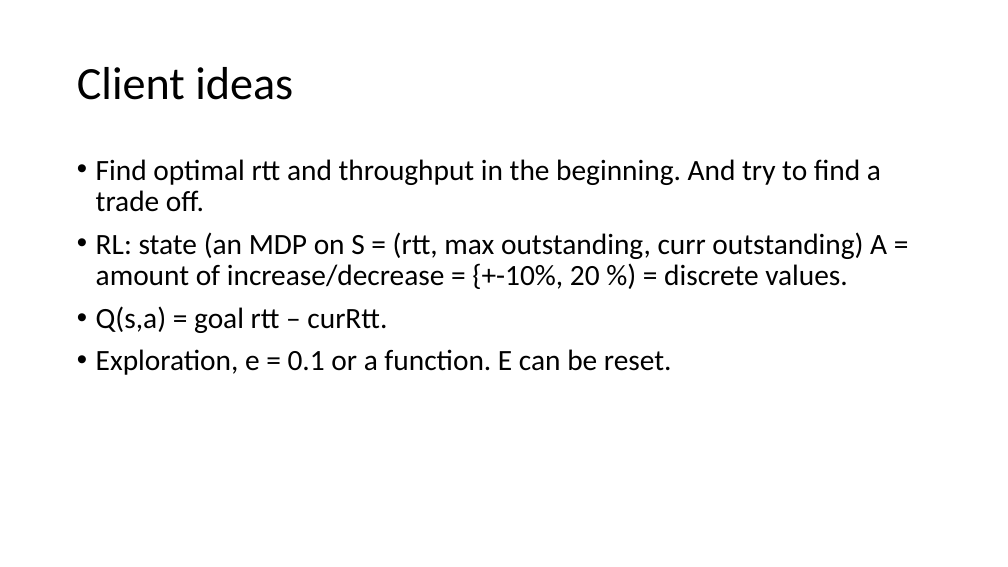
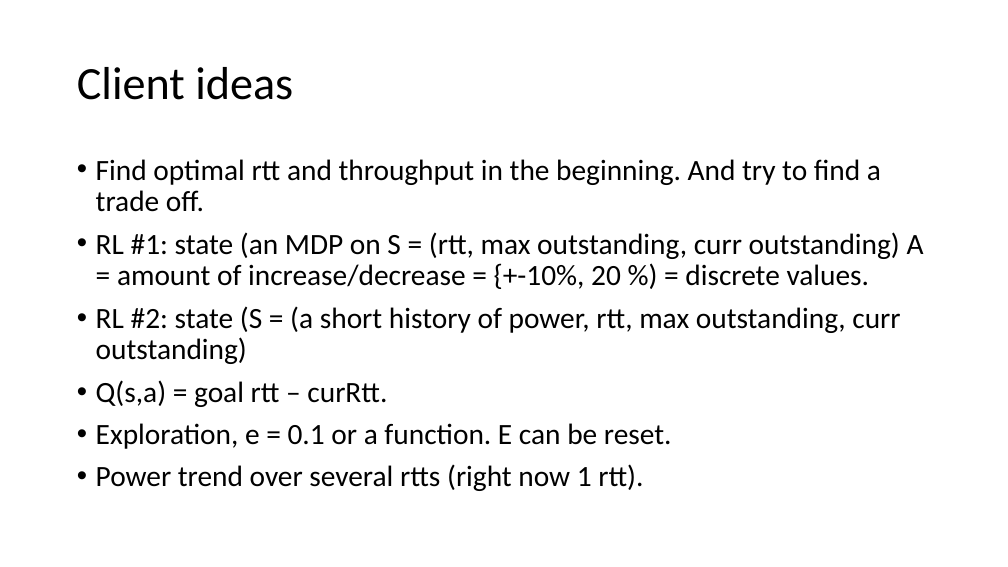
Before and after one commit to adhocmaster/pyns, a slide deck: slide 31 of doc/plan.pptx (slide 29 before the commit). Drawn at 1008x567 pixels with LibreOffice and Linux fonts; fonts in the diff are those of the drawing. Boxes give left, top, right and bottom in pixels: in the first picture for what was removed or moved away, otherwise in the second. Text is boxed around its words. In the diff, an @@ line names an element or a change of style, - is before the commit and + after.

```diff
--- a/doc/plan.pptx
+++ b/doc/plan.pptx
@@ text at (96, 232, 924, 364): text changed @@
-• RL: state (an MDP on S = (rtt, max outstanding, curr outstanding) A = amount of increase/decrease = {+-10%, 20 %) = discrete values.
+• RL #1: state (an MDP on S = (rtt, max outstanding, curr outstanding) A = amount of increase/decrease = {+-10%, 20 %) = discrete values.
+• RL #2: state (S = (a short history of power, rtt, max outstanding, curr outstanding)
@@ text at (96, 464, 643, 491): paragraph added @@
+• Power trend over several rtts (right now 1 rtt).
```
Also in this commit, not shown: 4 other slides changed, 3 slides added, 6 other files.
